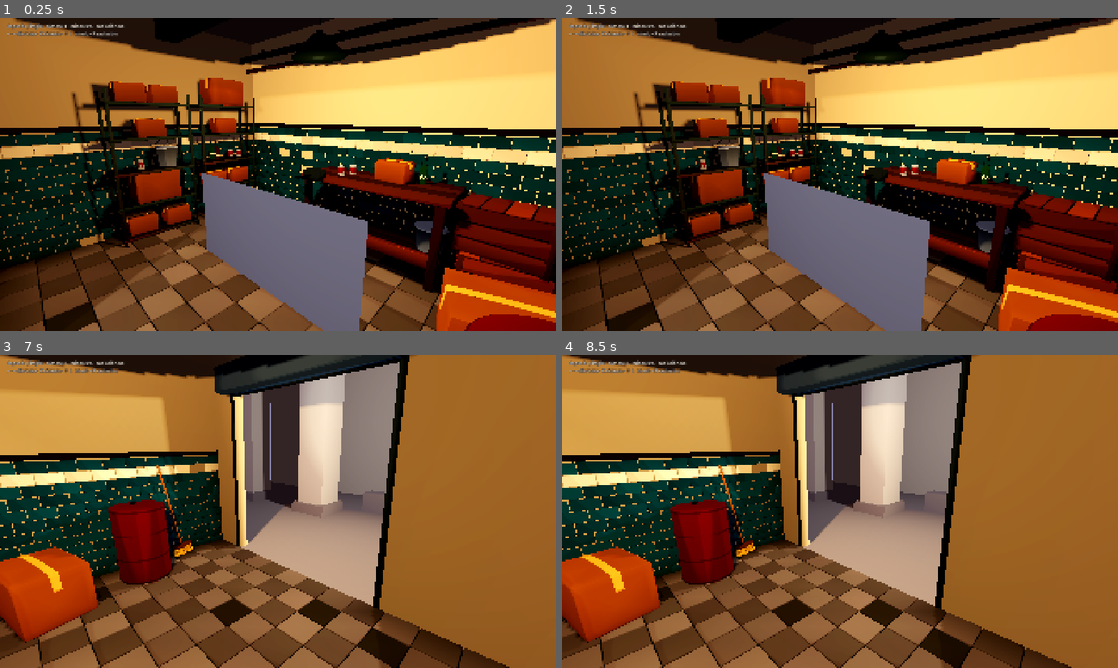
Above: before the commit, frames 1-4 (two rows, left to right).
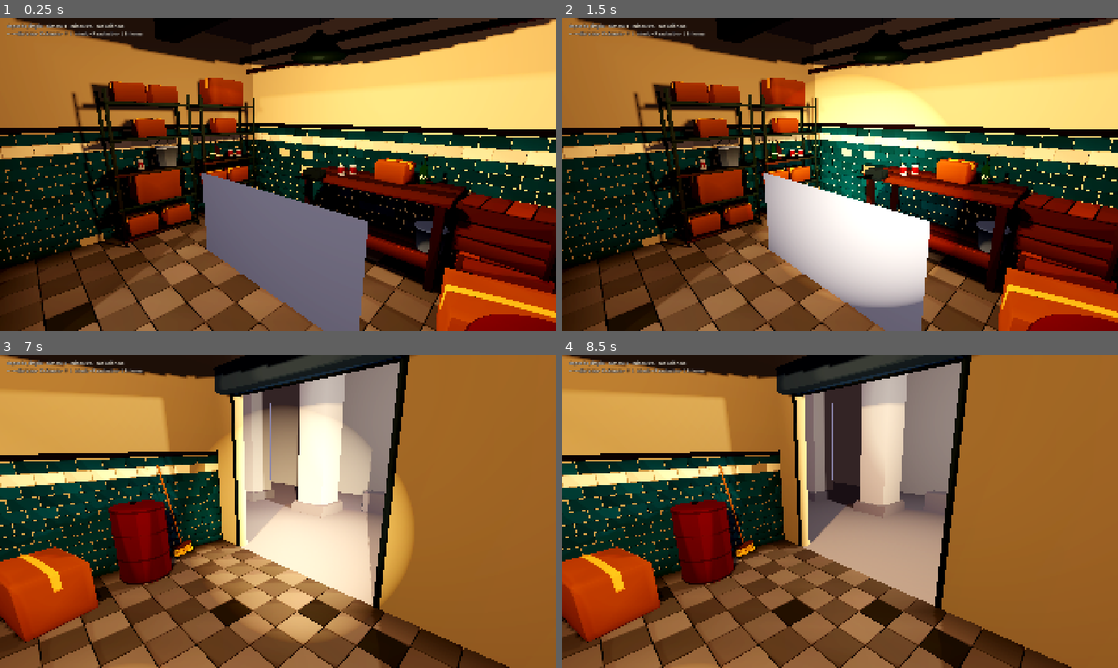
Above: after the commit, the same moments.

Repository: Noel619/Metro_S.T.A.L.K.E.R
Game: Godot game, scene res://scenes/style/visor_estilo.tscn
The game is run twice, just before and just after one commit, with the same random seed, the same clock (stepped at 60 frames per second) and the same inputs.
Inputs (mouse positions are in pixels of both pictures, inside the frame that each line leads up to):
- Up to frame 1 (0.25 s): no input
- Up to frame 2 (1.5 s): tap Enter at 0.5 s; move the mouse to (962, 158) at 0.52 s; hold E (lean_right) 0.53-1.28 s; tap T (flashlight) at 0.6 s; click (962, 158) at 0.67 s; tap Space (jump) at 0.77, 1.25 s; tap L at 0.8, 1.35 s; move the mouse to (728, 190) at 1.27 s; hold I (backpack) from 1.28 s (still down)
- Up to frame 3 (7 s): tap Space (jump) at 1.52, 2.75, 3.02, 3.77, 4.25, 4.52, 6.02, 6.77 s; tap T (flashlight) at 1.55, 3.05, 4.55, 5.1, 6.05 s; tap Enter at 2, 3.5 s; move the mouse to (333, 442) at 2.02 s; release I (backpack) at 2.03 s; hold E (lean_right) 2.03-2.78 s; tap 1 (belt_1) at 2.1 s; tap L every 1.5 s from 2.3 to 6.8 s; move the mouse to (250, 574) at 2.77 s; hold W (move_forward) 2.78-3.53 s; tap 2 (belt_2) at 2.85 s; click (250, 574) at 2.92 s; move the mouse to (444, 558) at 3.52 s; hold Q (lean_left) 3.53-5.03 s; tap 3 (belt_3) at 3.6 s; move the mouse to (111, 464) at 4.27 s; tap C (crouch) at 4.35 s; move the mouse to (305, 511) at 5.02 s; hold I (backpack) 5.03-5.78 s; click (305, 511) at 5.17 s; move the mouse to (194, 433) at 5.77 s; hold E (lean_right) 5.78-6.53 s; tap F (interact) at 5.85 s; move the mouse to (400, 495) at 6.52 s; hold W (move_forward) from 6.53 s (still down); tap Tab (notebook) at 6.6 s
- Up to frame 4 (8.5 s): move the mouse to (728, 527) at 7.27 s; release W (move_forward) at 7.28 s; hold E (lean_right) 7.28-8.03 s; tap Shift (sprint) at 7.35 s; click (728, 527) at 7.42 s; tap Space (jump) at 7.52 s; tap T (flashlight) at 7.55 s; move the mouse to (895, 442) at 8.02 s; hold I (backpack) from 8.03 s (still down); click (895, 442) at 8.1 s; tap L at 8.3 s

The runs differ from the first frame. In frame 1, less than 0.1% of the frame differs, in the area x 21-26%, y 4-6%; in frame 2, 20%; in frame 3, 20%, in the area x 21-75%, y 4-92%; in frame 4, less than 0.1%.

Commit message:
Mundo vivo, gobierno civil y noche con linterna (revisión 2)
README:
- Historia de fondo: gobierno civil en la red de túneles, que explica
  el buen estado de las instalaciones; dos años desde la Noche de la
  Caída de las Bombas.
- Mundo vivo como en Rain World: pilar nuevo, sección 7.6, rutina de
  cada amenaza, tabla de quién caza a quién, simulación en dos niveles
  (WorldSim) y una fase propia: la nueva Fase 4, antes del vertical
  slice. Las fases e hitos siguientes se renumeran (1.0 = Fase 9).
- Ciudad con lógica: edificios que se recorren por dentro y la misma
  calidad en toda la parte explorable.
- Noche muy oscura: sin linterna prácticamente no se ve nada.
- Respuestas de la revisión 2 del estilo.

Estilo:
- Noche mucho más oscura: luz ambiente y de luna casi nulas, relleno
  de tinta casi negro (tinta_negro) y contornos solo donde llega luz.
- Linterna de mano (Flashlight), tecla L en el visor y diorama de noche
  con linterna. Copos de nieve redondos que reciben la luz de la escena.
- Anochecer algo más marrón y menos saturado.
- docs/ESTILO.md y decisiones D-016 y D-017.

Co-Authored-By: Claude Opus 5.5 <noreply@anthropic.com>
Claude-Session: https://claude.ai/code/session_01P5KpG5eDGXWox8ypbQDFPc

Diff:
--- a/assets/shaders/post_tinta.gdshader
+++ b/assets/shaders/post_tinta.gdshader
@@ -28,6 +28,8 @@
 global uniform float tinta_papel;
 global uniform float tinta_grano;
 global uniform float tinta_vineta;
+// Cuánto se oscurece el relleno de tinta (0 = color de la tinta, 1 = casi negro). De noche, 1.
+global uniform float tinta_negro;
 // Los colores globales llegan en sRGB: se pasan a lineal en el fragmento.
 global uniform vec4 tinta_color;
 global uniform vec4 tinta_tinte;
@@ -130,8 +132,10 @@
 	color = mix(color, ink, (1.0 - hatch) * tinta_tramado);
 
 	// --- Relleno de tinta en los negros ---
+	// De noche (tinta_negro = 1) el relleno es casi negro: sin luz no se ve nada.
+	vec3 deep_ink = ink * mix(1.0, 0.18, tinta_negro);
 	float fill = 1.0 - smoothstep(tinta_relleno * 0.5, tinta_relleno, luma);
-	color = mix(color, ink, fill * float(!is_sky));
+	color = mix(color, deep_ink, fill * float(!is_sky));
 
 	// --- Contorno ---
 	float center_depth = linear_depth(line_uv, INV_PROJECTION_MATRIX);
@@ -150,6 +154,8 @@
 		line = max(line, smoothstep(line_normal_threshold, line_normal_threshold + 0.3, normal_edge));
 	}
 	line *= 1.0 - smoothstep(line_fade_start, line_fade_end, center_depth);
+	// En la oscuridad total no se ven ni los contornos: solo donde llega algo de luz.
+	line *= mix(1.0, smoothstep(tinta_relleno * 0.5, tinta_relleno * 3.0, luma), tinta_negro);
 	vec3 line_color = mix(ink, min(color, vec3(1.0)) * 0.3, line_tint);
 	color = mix(color, line_color, line * line_opacity);
 
--- a/project.godot
+++ b/project.godot
@@ -271,3 +271,7 @@
 "type": "color",
 "value": Color(0.66, 0.63, 0.54, 1)
 }
+tinta_negro={
+"type": "float",
+"value": 0.0
+}
--- /dev/null
+++ b/scenes/style/diorama_patio_noche_linterna.tscn
@@ -0,0 +1,7 @@
+[gd_scene load_steps=2 format=3]
+
+[ext_resource type="PackedScene" path="res://scenes/style/diorama_patio.tscn" id="1_base"]
+
+[node name="DioramaPatio" instance=ExtResource("1_base")]
+mood = "noche"
+flashlight = true
--- a/scripts/core/style_director.gd
+++ b/scripts/core/style_director.gd
@@ -27,6 +27,7 @@
 		"papel": 0.3,
 		"grano": 0.025,
 		"vineta": 0.3,
+		"negro": 0.0,
 		"rampa": 1,
 		"tinte": Color(1.0, 0.97, 0.92),
 	},
@@ -43,6 +44,7 @@
 		"papel": 0.4,
 		"grano": 0.06,
 		"vineta": 0.5,
+		"negro": 0.0,
 		"rampa": 2,
 		"tinte": Color(0.97, 0.95, 0.9),
 	},
@@ -59,6 +61,7 @@
 		"papel": 0.35,
 		"grano": 0.07,
 		"vineta": 0.45,
+		"negro": 1.0,
 		"rampa": 2,
 		"tinte": Color(0.9, 0.95, 1.0),
 	},
--- a/scripts/debug/courtyard_diorama.gd
+++ b/scripts/debug/courtyard_diorama.gd
@@ -12,6 +12,8 @@
 
 @export_enum("dia", "anochecer", "noche") var mood: String = "dia"
 @export_range(0.0, 1.0) var fear: float = 0.0
+## Enciende una linterna en cada cámara (para ver la noche como la verá el jugador).
+@export var flashlight: bool = false
 
 var _props: Node3D
 
@@ -25,6 +27,8 @@
 			var target: Node3D = camera.get_node_or_null("Mira")
 			if target != null:
 				(camera as Camera3D).look_at(target.global_position)
+			if flashlight:
+				Flashlight.attach(camera as Camera3D)
 
 
 func _build() -> void:
@@ -113,10 +117,14 @@
 	process.gravity = Vector3(0.0, -0.4, 0.0)
 	process.turbulence_enabled = true
 	process.turbulence_noise_strength = 0.3
+	# Copos con luz propia de la escena: de noche solo se ven dentro de la linterna.
 	var flake: StandardMaterial3D = StandardMaterial3D.new()
-	flake.shading_mode = BaseMaterial3D.SHADING_MODE_UNSHADED
+	flake.albedo_texture = load(SMOKE_TEXTURE)
 	flake.albedo_color = color
+	flake.transparency = BaseMaterial3D.TRANSPARENCY_ALPHA
 	flake.billboard_mode = BaseMaterial3D.BILLBOARD_ENABLED
+	flake.roughness = 1.0
+	flake.metallic_specular = 0.0
 	var quad: QuadMesh = QuadMesh.new()
 	quad.size = Vector2(flake_size, flake_size)
 	quad.material = flake
--- a/scripts/debug/style_viewer.gd
+++ b/scripts/debug/style_viewer.gd
@@ -2,7 +2,7 @@
 ## Visor del estilo: herramienta de desarrollo, no interfaz del juego.
 ##
 ## Flecha izquierda y derecha: cambia de diorama · C: cambia de cámara ·
-## Flecha arriba y abajo: sube o baja el miedo · R: radiación sí/no.
+## Flecha arriba y abajo: sube o baja el miedo · R: radiación sí/no · L: linterna.
 
 const SCENES: PackedStringArray = [
 	"res://scenes/style/diorama_deposito_limpio.tscn",
@@ -11,6 +11,8 @@
 	"res://scenes/style/diorama_patio_anochecer.tscn",
 	"res://scenes/style/diorama_patio_noche.tscn",
 ]
+
+const HELP: String = "← → diorama · C cámara · ↑ ↓ miedo · R radiación · L linterna"
 
 var _index: int = 0
 var _camera_index: int = 0
@@ -47,6 +49,10 @@
 			StyleDirector.fear = maxf(0.0, StyleDirector.fear - 0.1)
 		KEY_R:
 			StyleDirector.radiation = 0.0 if StyleDirector.radiation > 0.0 else 1.0
+		KEY_L:
+			var camera: Camera3D = get_viewport().get_camera_3d()
+			if camera != null:
+				Flashlight.toggle(camera)
 	_update_label()
 
 
@@ -71,11 +77,12 @@
 
 func _update_label() -> void:
 	_label.text = (
-		"%s · cámara %d · miedo %d%% · radiación %s\n← → diorama · C cámara · ↑ ↓ miedo · R radiación"
+		"%s · cámara %d · miedo %d%% · radiación %s\n%s"
 		% [
 			SCENES[_index].get_file().get_basename().trim_prefix("diorama_"),
 			_camera_index + 1,
 			roundi(StyleDirector.fear * 100.0),
 			"sí" if StyleDirector.radiation > 0.0 else "no",
+			HELP,
 		]
 	)
--- a/scripts/surface/atmosphere.gd
+++ b/scripts/surface/atmosphere.gd
@@ -2,9 +2,10 @@
 extends RefCounted
 ## Ambiente de la superficie para cada hora del día: cielo, luz, niebla y estilo.
 ##
-## De momento son tres momentos fijos (día, anochecer, noche). El sistema de
-## hora y clima de la Fase 4 interpolará entre ellos. Los colores van en sRGB.
-## Regla: el cielo nunca es negro.
+## De momento son tres momentos fijos (día, anochecer, noche). El reloj del
+## mundo (Fase 4) y el clima (Fase 5) interpolarán entre ellos. Los colores van
+## en sRGB. Reglas: el cielo nunca es negro del todo, pero la noche es muy
+## oscura: sin linterna prácticamente no se ve nada.
 
 const SKY_SHADER: String = "res://assets/shaders/cielo.gdshader"
 const CLOUD_NOISE: String = "res://assets/textures/nubes.png"
@@ -34,17 +35,17 @@
 	"anochecer":
 	{
 		"zenith": Color("#2e3040"),
-		"horizon": Color("#b47a55"),
+		"horizon": Color("#a8775a"),
 		"ground": Color("#2b2725"),
-		"cloud_light": Color("#c58560"),
+		"cloud_light": Color("#b9876a"),
 		"cloud_dark": Color("#3e3541"),
-		"glow": Color("#ff9450"),
-		"glow_strength": 1.4,
+		"glow": Color("#f29a66"),
+		"glow_strength": 1.2,
 		"glow_size": 4.0,
 		"coverage": 0.62,
 		"ambient": Color("#5a5262"),
 		"ambient_energy": 0.6,
-		"fog": Color("#6a5348"),
+		"fog": Color("#5e4d45"),
 		"fog_density": 0.012,
 		"sun": Color("#ffa06a"),
 		"sun_energy": 0.8,
@@ -53,21 +54,21 @@
 	},
 	"noche":
 	{
-		"zenith": Color("#1a2133"),
-		"horizon": Color("#3c4458"),
-		"ground": Color("#15171d"),
-		"cloud_light": Color("#68748f"),
-		"cloud_dark": Color("#262c3d"),
-		"glow": Color("#b9c9ef"),
-		"glow_strength": 0.6,
-		"glow_size": 12.0,
-		"coverage": 0.55,
-		"ambient": Color("#3f4a66"),
-		"ambient_energy": 0.95,
-		"fog": Color("#262c3a"),
-		"fog_density": 0.014,
-		"sun": Color("#9fb1dc"),
-		"sun_energy": 0.65,
+		"zenith": Color("#0a0d14"),
+		"horizon": Color("#161b25"),
+		"ground": Color("#07080b"),
+		"cloud_light": Color("#2a3142"),
+		"cloud_dark": Color("#0e1118"),
+		"glow": Color("#8fa0c8"),
+		"glow_strength": 0.35,
+		"glow_size": 14.0,
+		"coverage": 0.6,
+		"ambient": Color("#1c2333"),
+		"ambient_energy": 0.22,
+		"fog": Color("#0b0d12"),
+		"fog_density": 0.02,
+		"sun": Color("#7d8db5"),
+		"sun_energy": 0.08,
 		"sun_rotation": Vector3(-35.0, 35.0, 0.0),
 		"style": &"superficie_noche",
 	},
--- /dev/null
+++ b/scripts/surface/flashlight.gd
@@ -0,0 +1,31 @@
+class_name Flashlight
+extends RefCounted
+## Linterna de mano: un foco que sale de la cámara, algo a la derecha y abajo,
+## como si la llevaras en la mano. De noche es lo único que te deja ver, y
+## también lo que antes te delata.
+
+const NODE_NAME: StringName = &"Linterna"
+
+
+## Pone una linterna en la cámara (o devuelve la que ya tiene).
+static func attach(camera: Camera3D) -> SpotLight3D:
+	var existing: SpotLight3D = camera.get_node_or_null(NodePath(NODE_NAME)) as SpotLight3D
+	if existing != null:
+		return existing
+	var light: SpotLight3D = SpotLight3D.new()
+	light.name = NODE_NAME
+	light.position = Vector3(0.22, -0.18, 0.0)
+	light.light_color = Color(1.0, 0.93, 0.8)
+	light.light_energy = 7.0
+	light.spot_range = 30.0
+	light.spot_angle = 24.0
+	light.spot_angle_attenuation = 1.6
+	light.shadow_enabled = true
+	camera.add_child(light)
+	return light
+
+
+## Enciende o apaga la linterna de la cámara.
+static func toggle(camera: Camera3D) -> void:
+	var light: SpotLight3D = attach(camera)
+	light.visible = not light.visible
--- a/tools/godot/setup_project.gd
+++ b/tools/godot/setup_project.gd
@@ -57,6 +57,7 @@
 	"tinta_papel": ["float", 0.3],
 	"tinta_grano": ["float", 0.025],
 	"tinta_vineta": ["float", 0.3],
+	"tinta_negro": ["float", 0.0],
 	"tinta_rampa": ["int", 1],
 	"tinta_color": ["color", Color("#1b1a22")],
 	"tinta_tinte": ["color", Color(1.0, 0.97, 0.92)],
Binary file changed: docs/capturas/fase1_patio_anochecer.jpg
Binary file changed: docs/capturas/fase1_patio_anochecer_banco.jpg
Binary file changed: docs/capturas/fase1_patio_dia.jpg
Binary file changed: docs/capturas/fase1_patio_dia_banco.jpg
Binary file changed: docs/capturas/fase1_patio_dia_horizonte.jpg
Binary file changed: docs/capturas/fase1_patio_noche.jpg
Binary file removed: docs/capturas/fase1_patio_noche_banco.jpg
Binary file added: docs/capturas/fase1_patio_noche_linterna.jpg
Binary file added: docs/capturas/fase1_patio_noche_linterna_patio.jpg
Not shown, added: scripts/surface/flashlight.gd.uid
Not shown, changed: docs/DECISIONES.md
Not shown, changed: docs/DESARROLLO.md
(and 1 more such lines)
